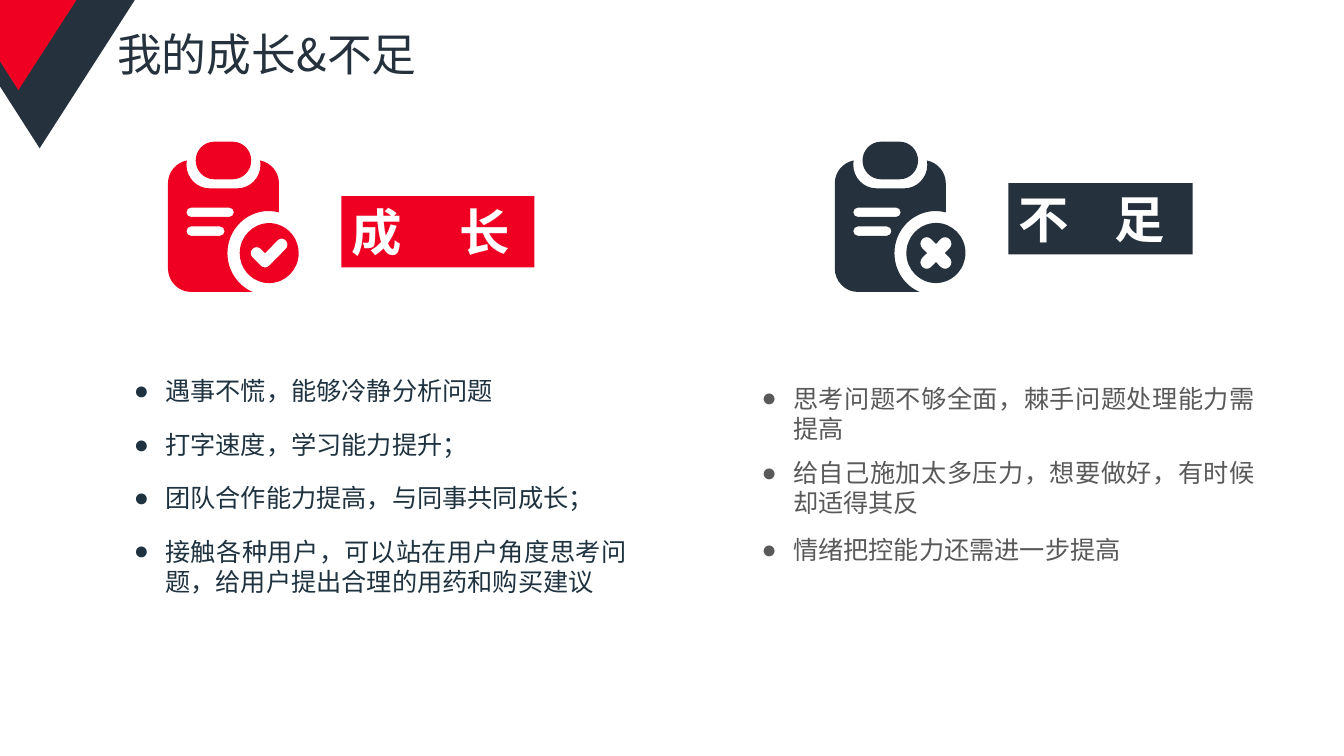
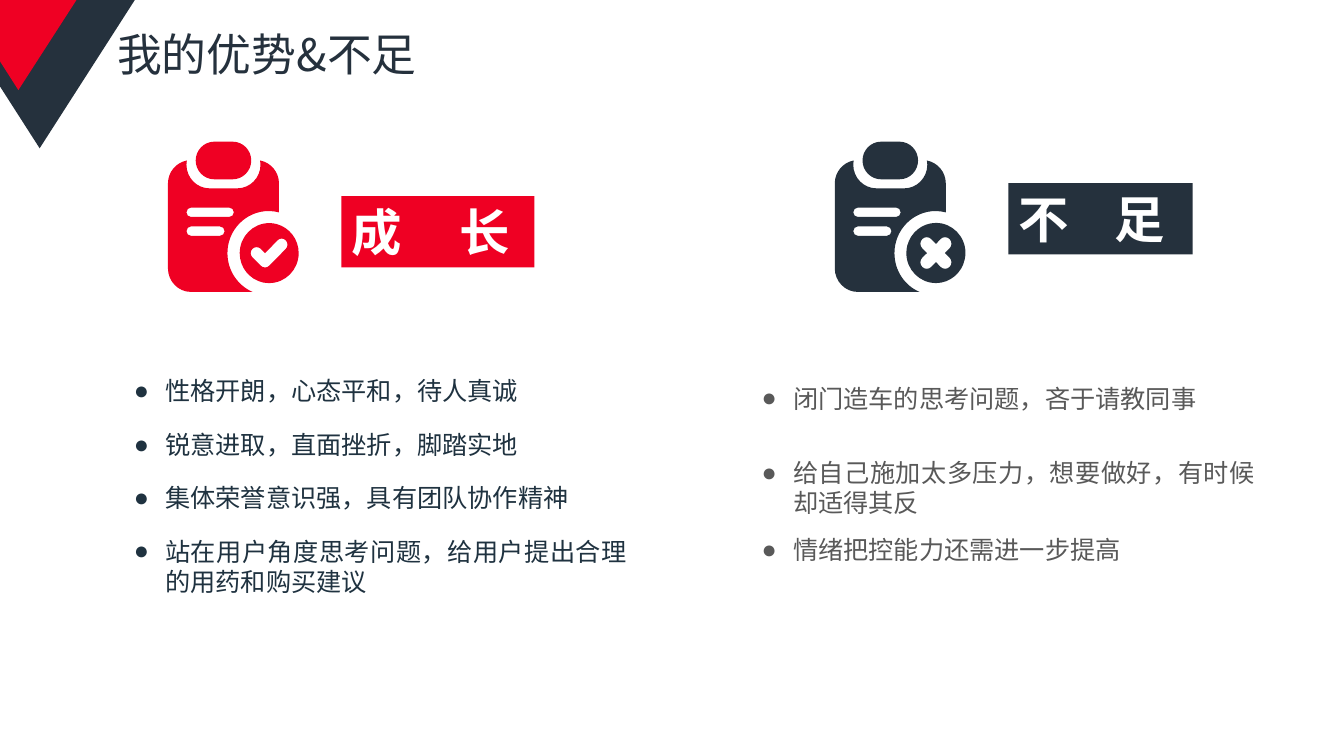
Before and after one commit to fredwo/min_document, a slide deck: slide 9 of 述职报告.pptx. Drawn at 1344x756 pixels with LibreOffice and Linux fonts; fonts in the diff are those of the drawing. Boxes give left, top, right and bottom in pixels: in the first picture for what was removed or moved away, otherwise in the second. Text is boxed around its words. In the diff, an @@ line names an element or a change of style, - is before the commit and + after.

```diff
--- a/述职报告.pptx
+++ b/述职报告.pptx
@@ title at (117, 25, 417, 75): text changed @@
-我的成长&不足
+我的优势&不足
@@ text at (165, 378, 518, 403): text changed; font Arial to Noto Sans CJK JP @@
-● 遇事不慌，能够冷静分析问题
+● 性格开朗，心态平和，待人真诚
@@ text at (793, 387, 1196, 411): text changed; font Arial to Noto Sans CJK JP @@
-● 思考问题不够全面，棘手问题处理能力需提高
+● 闭门造车的思考问题，吝于请教同事
@@ text at (165, 432, 518, 457): text changed; font Arial to Noto Sans CJK JP @@
-● 打字速度，学习能力提升；
+● 锐意进取，直面挫折，脚踏实地
@@ text at (165, 485, 568, 510): text changed; font Arial to Noto Sans CJK JP @@
-● 团队合作能力提高，与同事共同成长；
+● 集体荣誉意识强，具有团队协作精神
@@ text at (165, 539, 626, 593): text changed; font Arial to Noto Sans CJK JP @@
-● 接触各种用户，可以站在用户角度思考问题，给用户提出合理的用药和购买建议
+● 站在用户角度思考问题，给用户提出合理的用药和购买建议
```
Also in this commit, not shown: 2 other slides changed, 2 slides added, 8 slides removed, 2 other files.
